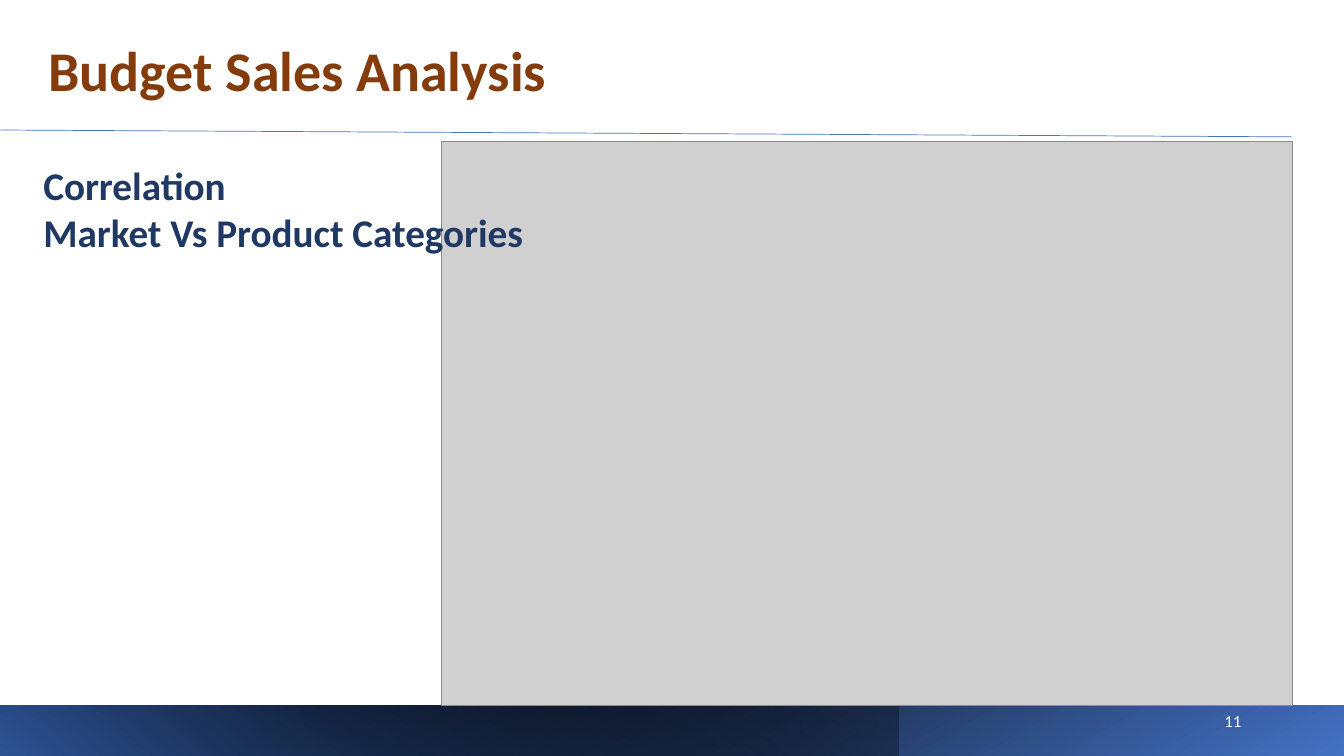
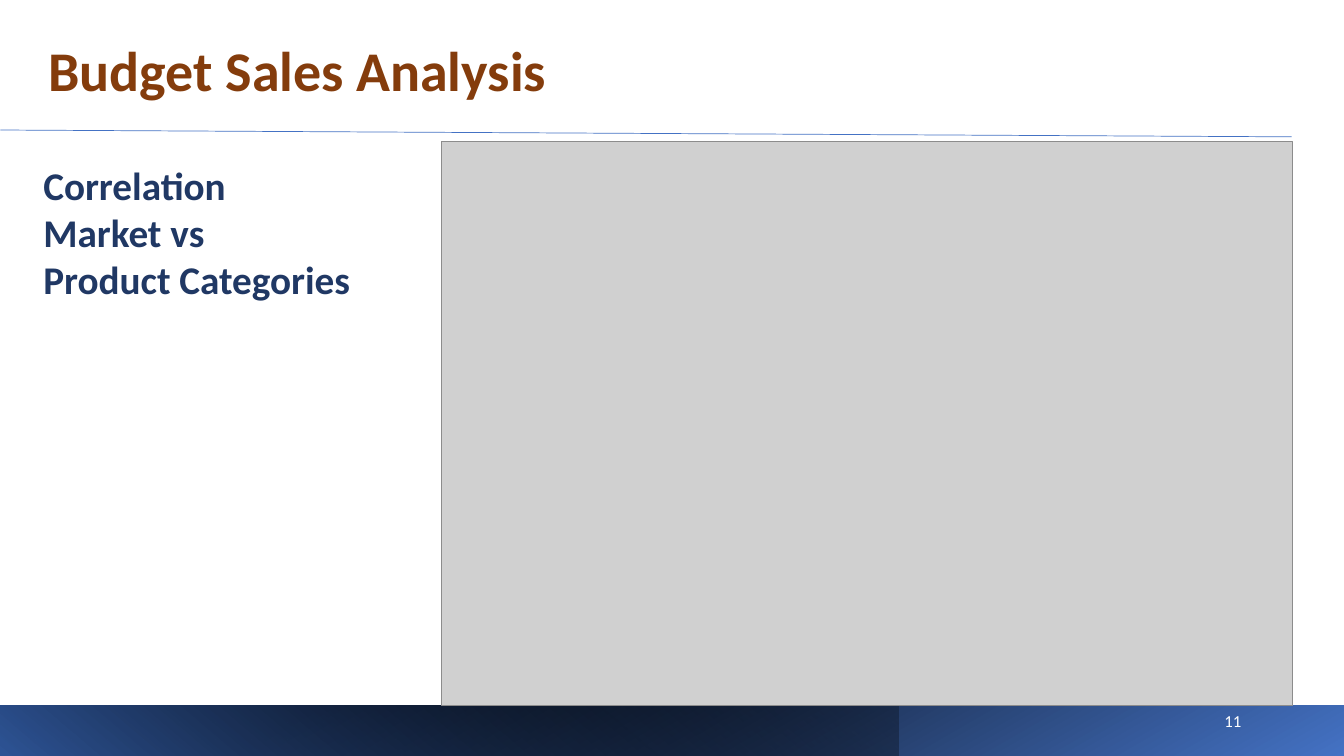
Before and after one commit to Namrata-Patel/AIM-5001, a slide deck: slide 11 of Final_Project/DAM - Final Project Presentation.pptx. Drawn at 1344x756 pixels with LibreOffice and Linux fonts; fonts in the diff are those of the drawing; grey boxes stand for pictures. Boxes give left, top, right and bottom in pixels: in the first picture for what was removed or moved away, otherwise in the second. Text is boxed around its words. In the diff, an @@ line names an element or a change of style, - is before the commit and + after.

```diff
--- a/Final_Project/DAM - Final Project Presentation.pptx
+++ b/Final_Project/DAM - Final Project Presentation.pptx
@@ text at [43,219,350,301]: text changed @@
-Market Vs Product Categories
+Market vs
+Product Categories
```
Also in this commit, not shown: 11 other slides changed, 2 slides added.
